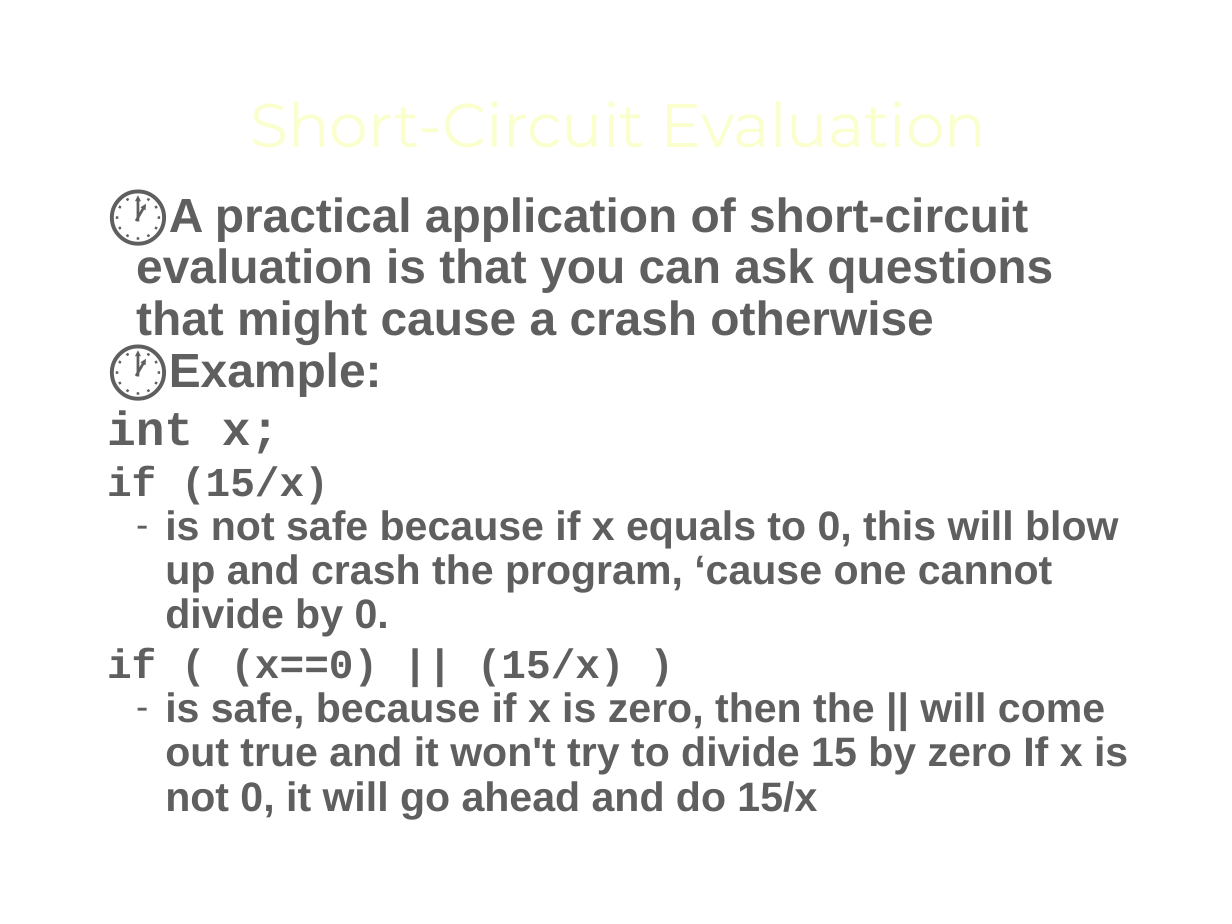
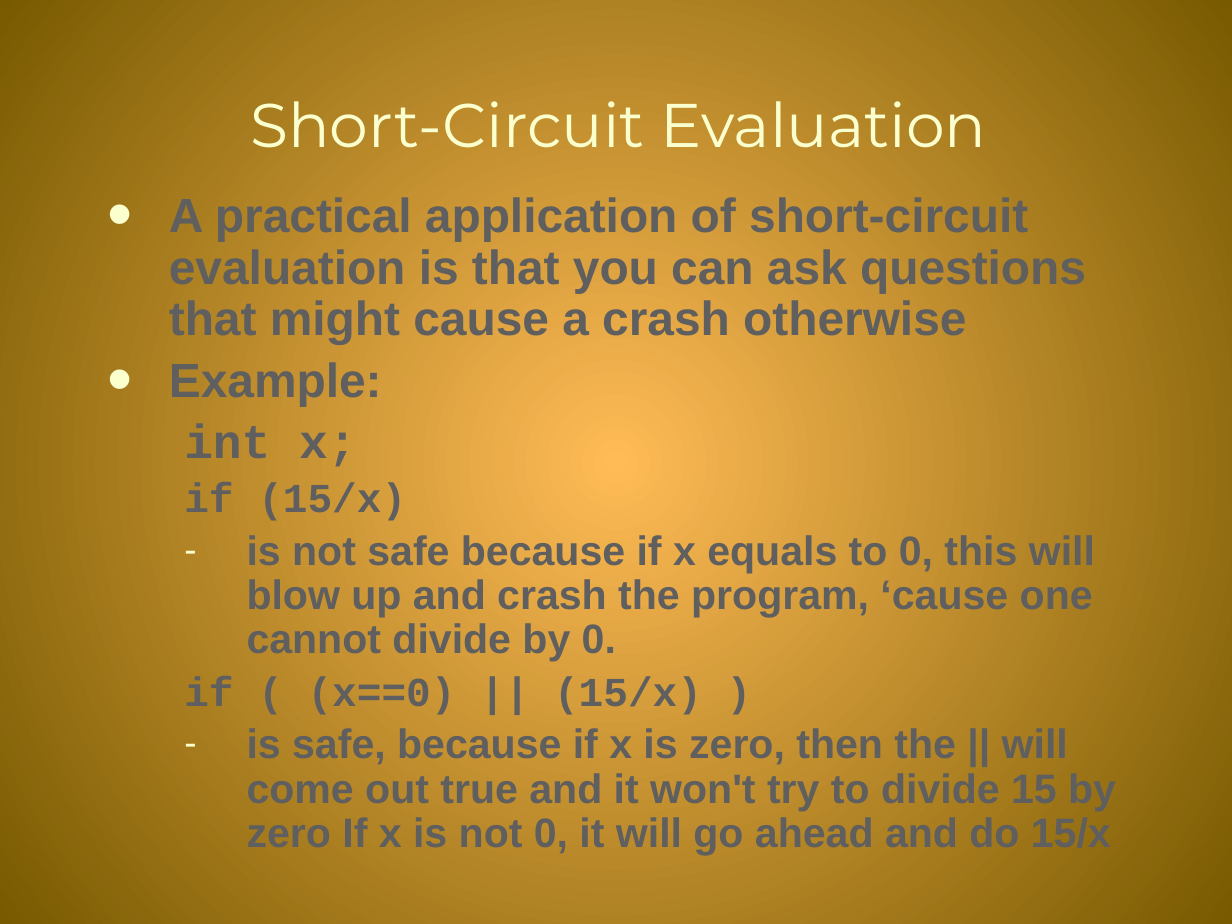
Before and after one commit to mjtrujillo10/Intro_To_C, a slide deck: slide 18 of 00_Lecture_Notes/Packet #3-16 - Control Structures.pptx. Drawn at 1232x924 pixels with LibreOffice and Linux fonts; fonts in the diff are those of the drawing; background and template pictures are left out. Boxes give left, top, right and bottom in pixels: in the first picture for what was removed or moved away, otherwise in the second. Text is boxed around its words. In the diff, an @@ line names an element or a change of style, - is before the commit and + after.

```diff
--- a/00_Lecture_Notes/Packet #3-16 - Control Structures.pptx
+++ b/00_Lecture_Notes/Packet #3-16 - Control Structures.pptx
@@ background #FFFFFF to gradient #FFBB57 to #795B00 @@
@@ text "A practical application of short-circuit ..." at (169,197,1095,855): bullet 🕐 to •; more space between paragraphs; list level 1 to 2 in "int x;"; line spacing 1 to 0.9; list level 1 to 2 in "if (15/x)"; indent changed; list level 1 to 2 in "if ( (x==0) || (15/x) ..." @@
```
Also in this commit, not shown: 58 other slides changed, 11 other files.
